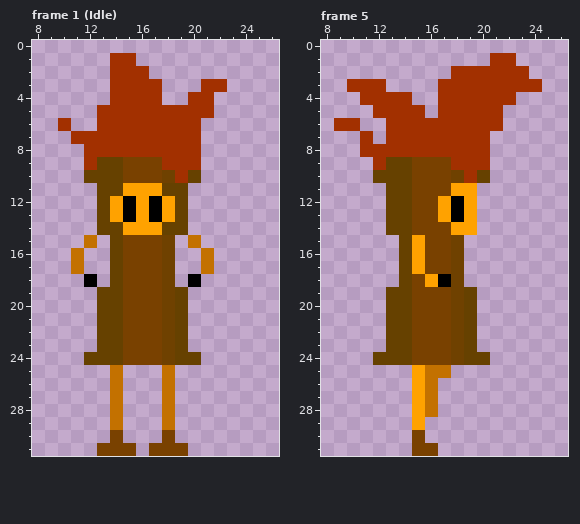
File history of a pixel-art file, do_not_set_roots/Assets/Sprites/pakiahua.aseprite. That is the earlier state.
32x32 pixels, 5 frames. Colours within 5 levels of each other are drawn and written as one. Shown: frame 1 (Idle): x 8..26, y 0..31; frame 5: x 8..26, y 0..31. The commit also changed other frames, which this record leaves out.
After the commit:
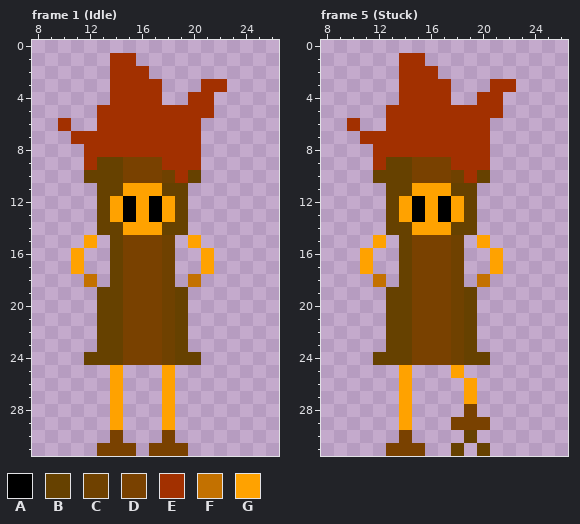
Palette (. is transparent): A #000000  B #664100  C #6f4100  D #794100  E #a23000  F #c37100  G #ffa200
Edits made:
Frame 1 (Idle):
y 15: x 12 F -> G; x 20 F -> G
y 16..17: x 11 F -> G; x 21 F -> G
y 18: x 12 A -> F; x 20 A -> F
y 25..29: x 14 F -> G; x 18 F -> G
Frame 5 (Stuck):
y 1: x 14..15 .. -> EE; x 21..22 EE -> ..
y 2: x 14..16 ... -> EEE; x 18..23 EEEEEE -> ......
y 3: x 10..12 EEE -> ...; x 14..16 ... -> EEE; x 18..20 EEE -> ...; x 23..24 EE -> ..
y 4: x 11..13 EEE -> ...; x 15..16 .. -> EE; x 18..19 EE -> ..; x 22 E -> .
y 5: x 12 E -> .; x 16 . -> E
y 6: x 9 E -> .; x 21 E -> .
y 7: x 12 . -> E
y 8: x 11 E -> .
y 11: x 15..19 DDDGG -> GGGBB
y 12..13: x 14..19 BDDGAG -> GAGAGB
y 14: x 15..19 DDDGG -> GGGBB
y 15: x 12 . -> G; x 15 G -> D; x 20 . -> G
y 16..17: x 11 . -> G; x 15 G -> D; x 21 . -> G
y 18: x 12 . -> F; x 16..17 GA -> DD; x 20 . -> F
y 25: x 14..18 .GFF. -> G...G
y 26..27: x 14..16 .GF -> G..; x 19 . -> G
y 28: x 14..16 .GF -> G..; x 19 . -> D
y 29: x 14..15 .G -> G.; x 18..20 ... -> DDD
y 30: x 14..15 .D -> D.; x 19 . -> B
y 31: x 13..14 .. -> DD; x 16 D -> .; x 18 . -> B; x 20 . -> B
Pixel boxes of the changes (left, top, right, bottom) in both pictures:
changed: (71, 235, 97, 287)
changed: (188, 235, 214, 287)
changed: (110, 365, 175, 430)
changed: (334, 53, 542, 287)
changed: (386, 365, 490, 456)
